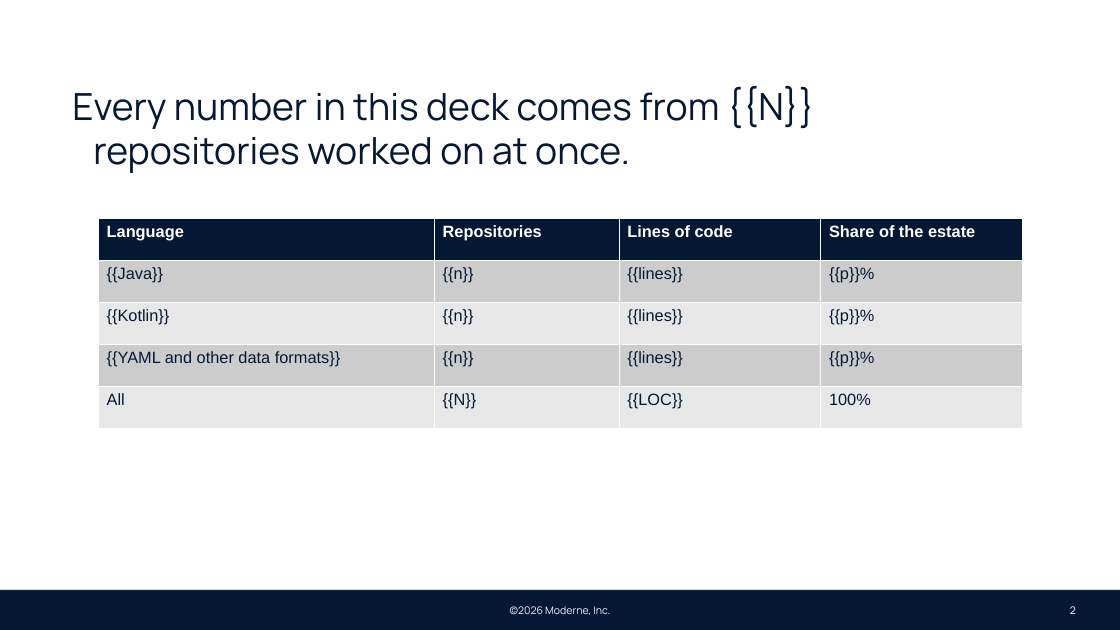
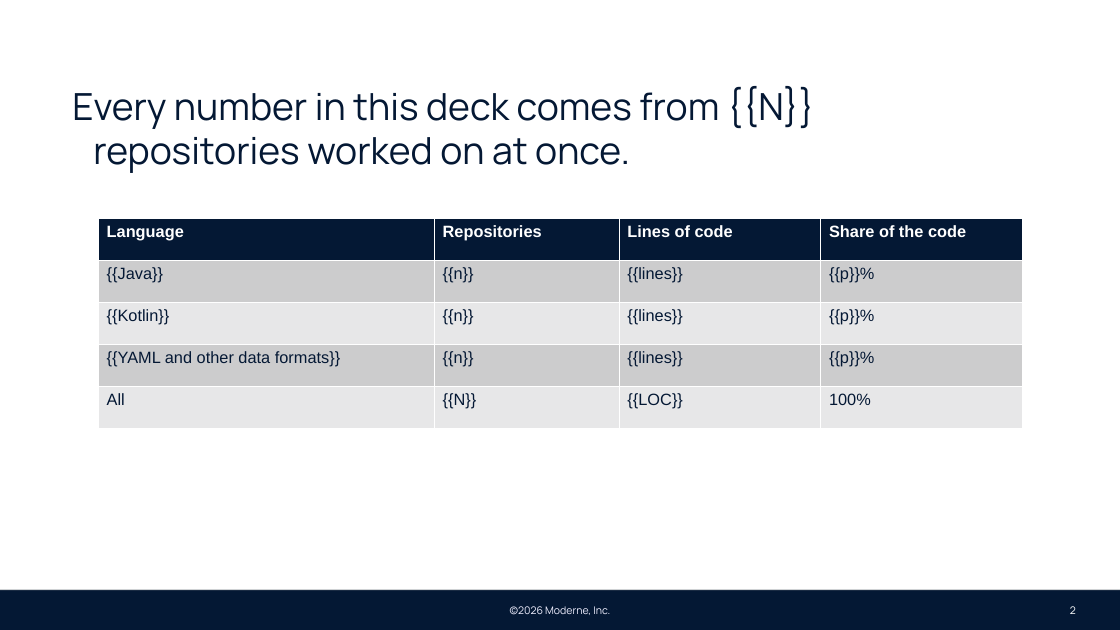
Before and after one commit to moderneinc/moderne-docs, a slide deck: slide 2 of static/decks/moderne-pov.pptx. Drawn at 1120x630 pixels with LibreOffice and Linux fonts; fonts in the diff are those of the drawing; background and template pictures are left out. Boxes give left, top, right and bottom in pixels: in the first picture for what was removed or moved away, otherwise in the second. Text is boxed around its words. In the diff, an @@ line names an element or a change of style, - is before the commit and + after.

Commit message:
Say the code and every repository instead of the estate
The deck, the page and the picker called the repositories the proof of value runs on "the estate". Plain words instead: the code, every repository, which repositories a vulnerability reaches.

```diff
--- a/static/decks/moderne-pov.pptx
+++ b/static/decks/moderne-pov.pptx
@@ table at <box>98,218,1023,429</box> @@
-row 1, column 4: Share of the estate
+row 1, column 4: Share of the code
```
Also in this commit, not shown: 2 other slides changed, 2 other files.
